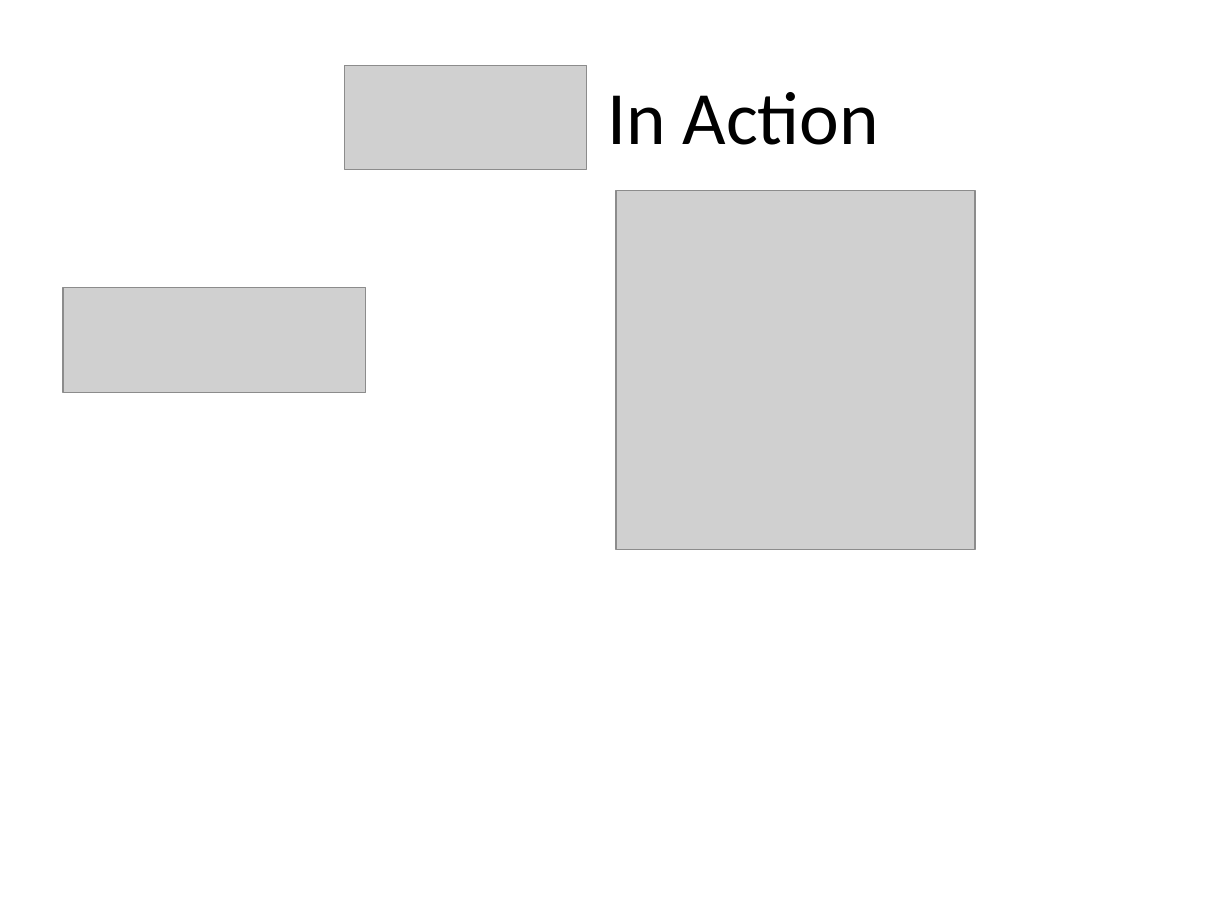
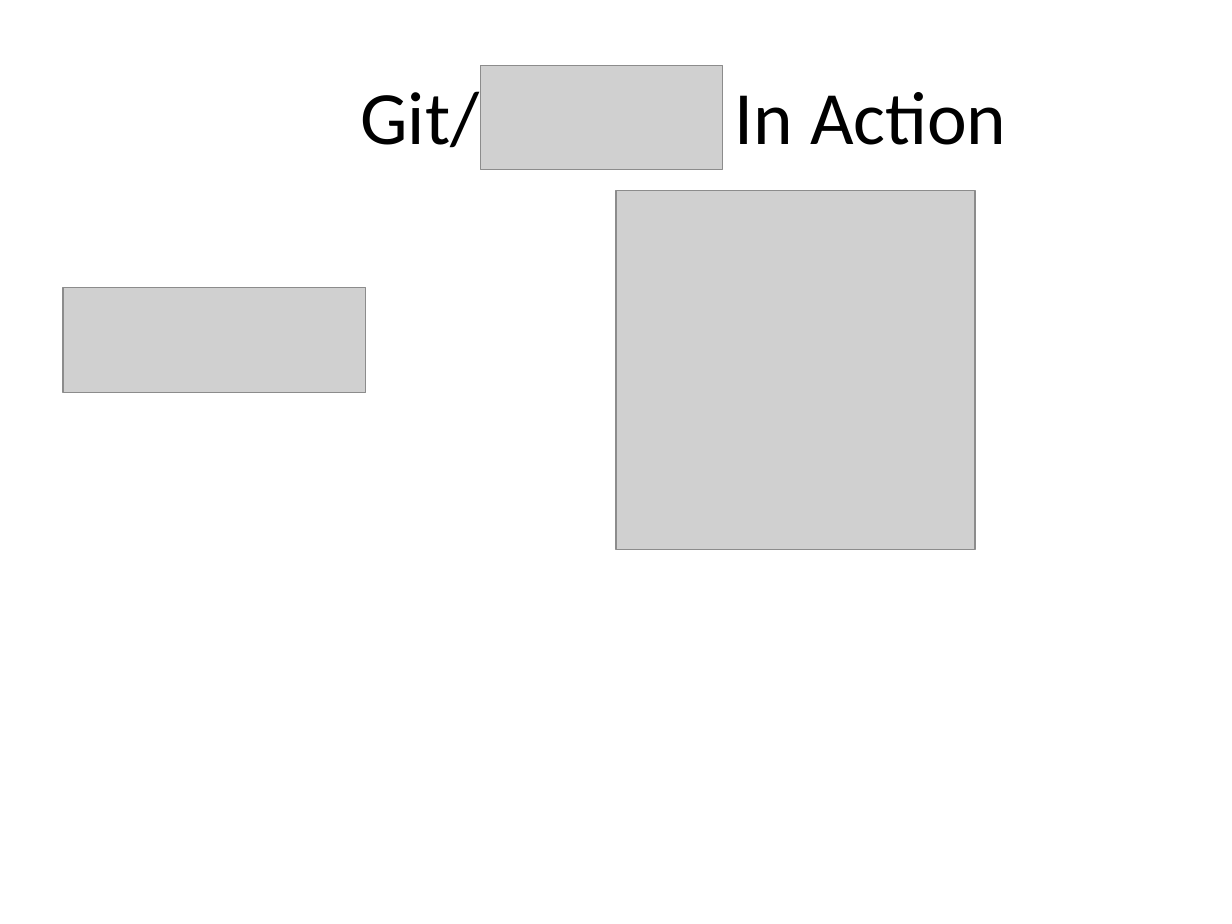
Before and after one commit to lftong/tong-doc, a slide deck: slide 9 of Git Primer.pptx (slide 10 before the commit). Drawn at 1232x924 pixels with LibreOffice and Linux fonts; fonts in the diff are those of the drawing; grey boxes stand for pictures. Boxes give left, top, right and bottom in pixels: in the first picture for what was removed or moved away, otherwise in the second. Text is boxed around its words. In the diff, an @@ line names an element or a change of style, - is before the commit and + after.

```diff
--- a/Git Primer.pptx
+++ b/Git Primer.pptx
@@ picture: place and size @@
-picture at <box>345,65,588,169</box>
+picture at <box>480,65,723,169</box>
@@ title at <box>360,91,1006,148</box>: text changed @@
-In Action
+Git/ In Action
```
Also in this commit, not shown: 3 other slides changed, 1 slide added, 3 slides removed.
